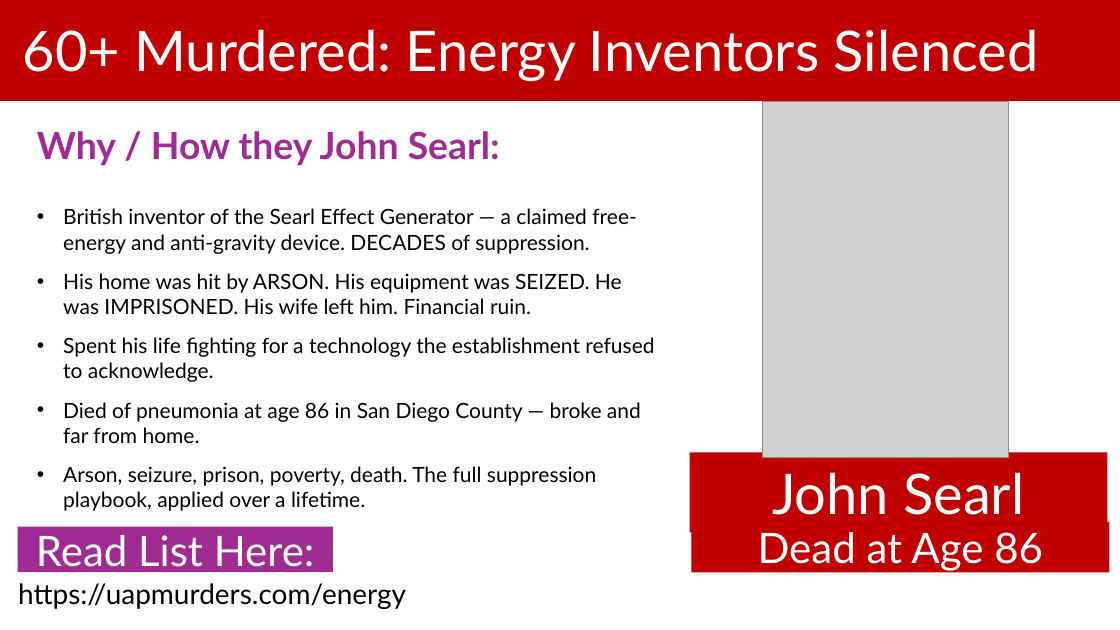
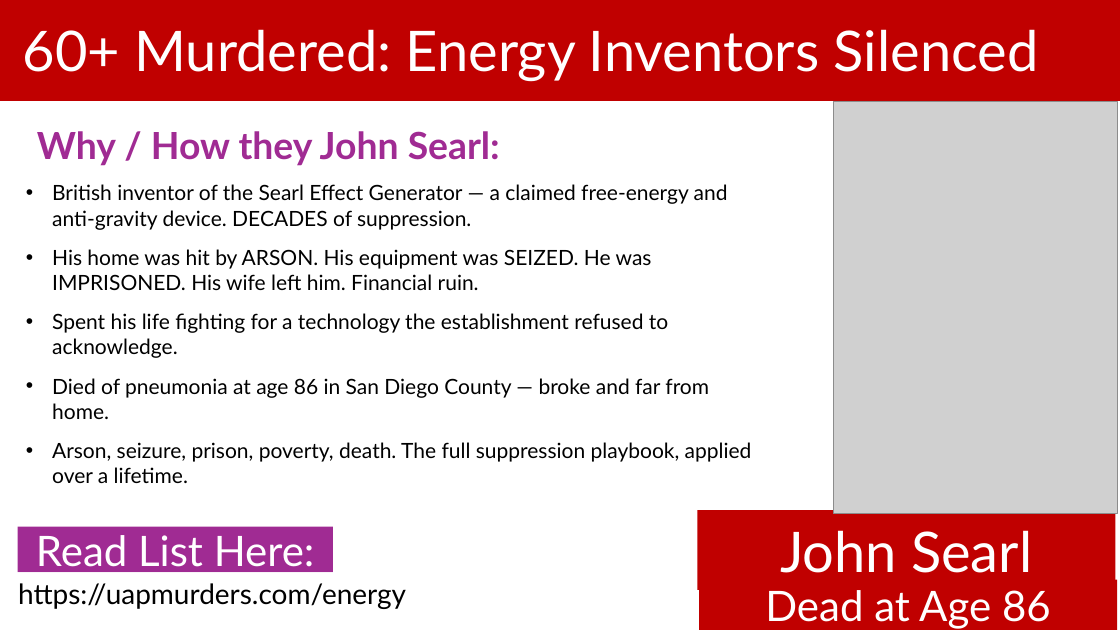
Before and after one commit to BryanStarbuck/UAP_Murder_Docus, a slide deck: slide 32 of Energy/Energy_Murders.pptx (slide 23 before the commit). Drawn at 1120x630 pixels with LibreOffice and Linux fonts; fonts in the diff are those of the drawing; grey boxes stand for pictures. Boxes give left, top, right and bottom in pixels: in the first picture for what was removed or moved away, otherwise in the second. Text is boxed around its words. In the diff, an @@ line names an element or a change of style, - is before the commit and + after.

Commit message:
Update presentation files for Energy, Physics, and UAPs investigations

```diff
--- a/Energy/Energy_Murders.pptx
+++ b/Energy/Energy_Murders.pptx
@@ picture: place and size @@
-picture at (763, 101, 1009, 458)
+picture at (833, 101, 1117, 513)
@@ text "British inventor of the Searl ..." rewrapped from (63, 208, 654, 486) to (52, 184, 752, 483) @@
@@ rectangle "John Searl": place and size @@
-rectangle "John Searl" at (690, 453, 1108, 533)
+rectangle "John Searl" at (697, 510, 1116, 590)
@@ text "https://uapmurders.com/energy" rewrapped from (10, 572, 1084, 614) to (18, 583, 406, 609) @@
@@ text "Dead at Age 86" rewrapped from (691, 522, 1110, 572) to (765, 590, 1051, 629) @@
```
Also in this commit, not shown: 40 other slides changed, 2 slides removed, 2 other files.
